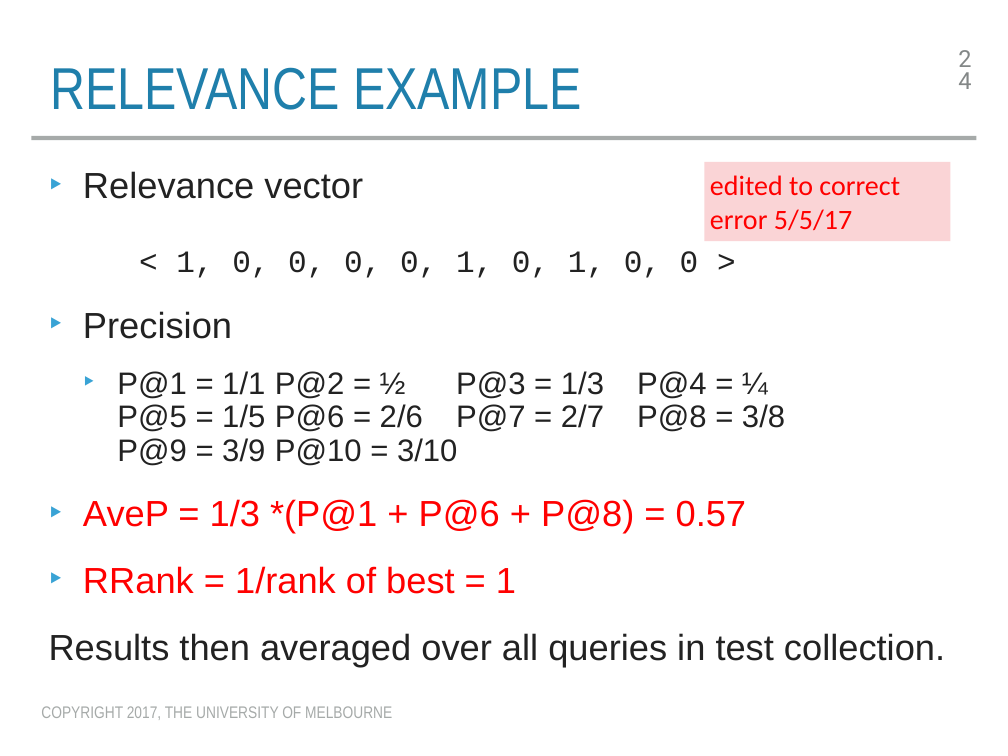
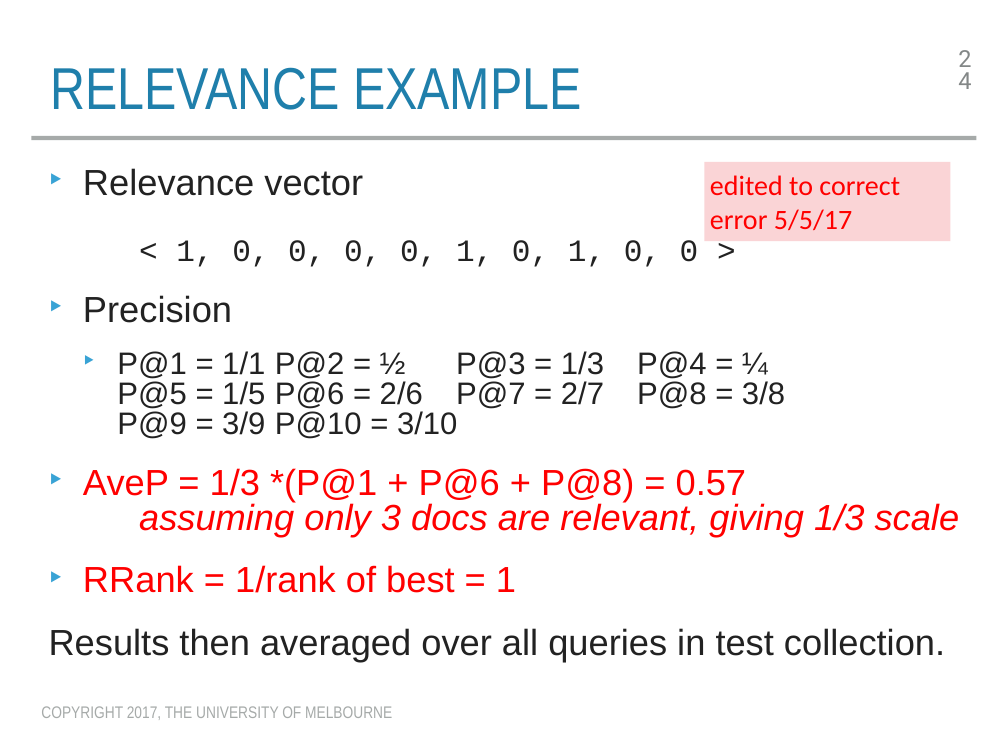
Before and after one commit to trevorcohn/comp90042, a slide deck: slide 24 of slides/WSTA_L16_vsm_eval.pptx. Drawn at 1008x756 pixels with LibreOffice and Linux fonts; fonts in the diff are those of the drawing. Boxes give left, top, right and bottom in pixels: in the first picture for what was removed or moved away, otherwise in the second. Text is boxed around its words. In the diff, an @@ line names an element or a change of style, - is before the commit and + after.

```diff
--- a/slides/WSTA_L16_vsm_eval.pptx
+++ b/slides/WSTA_L16_vsm_eval.pptx
@@ text at [49,168,945,661]: line spacing 0.9 to 0.8 @@
@@ text at [83,468,960,536]: text changed; italic on @@
-‣ AveP = 1/3 *(P@1 + P@6 + P@8) = 0.57
+‣ AveP = 1/3 *(P@1 + P@6 + P@8) = 0.57
+  assuming only 3 docs are relevant, giving 1/3 scale
```
Also in this commit, not shown: 1 other slide changed, 1 other file.
